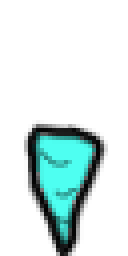
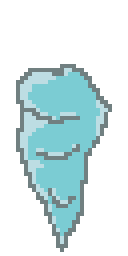
Layers edited between the first and the second 128 × 256 image:
removed layer "Layer 2" over [left=24, top=120, right=108, bottom=256]
added layer "Outline" (80%) above "Highlights" over [left=16, top=64, right=112, bottom=252]
added layer "Highlights" (80%) above "Base" over [left=20, top=68, right=108, bottom=244]
added layer "Base" (80%) over [left=20, top=68, right=108, bottom=244]
